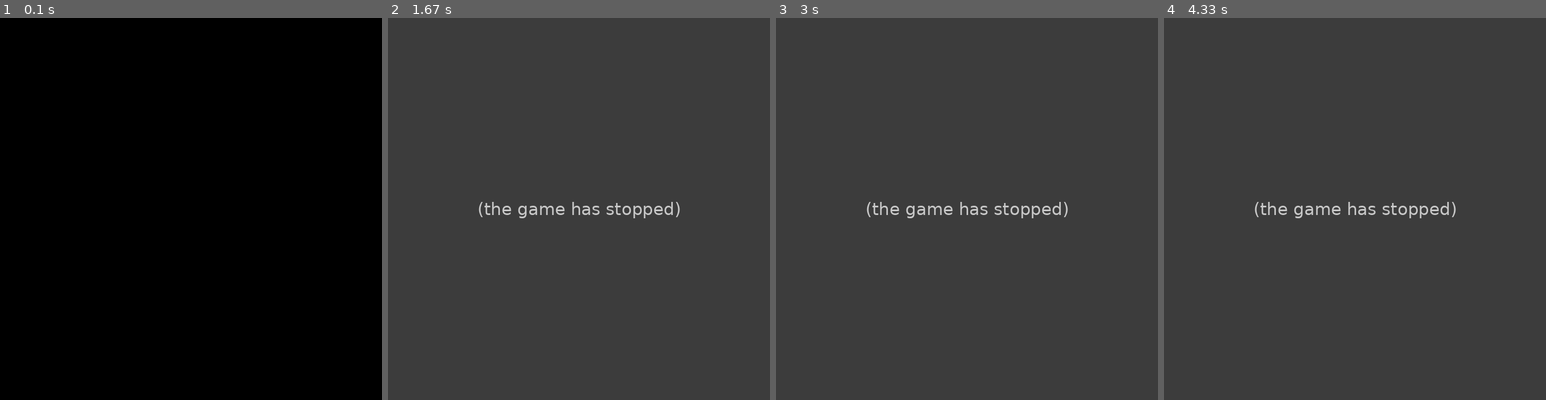
Above: before the commit, frames 1-4 (left to right).
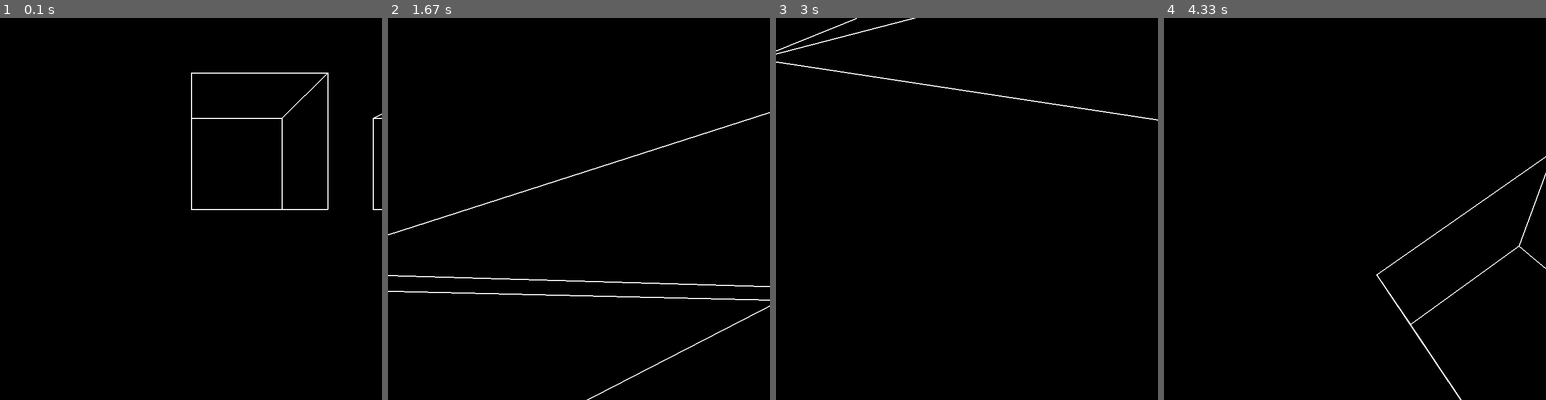
Above: after the commit, the same moments.

Repository: Anthony-Gambale/Pygame-3D
Game: pygame game, started from src/main.py
The game is run twice, just before and just after one commit, with the same random seed, the same clock (stepped at 60 frames per second) and the same inputs.
Inputs:
- Up to frame 1 (0.1 s): no input
- Up to frame 2 (1.67 s): hold W 0.33-0.8 s; hold Right 0.33-0.8 s; hold Right 0.83-1.3 s; hold D 0.83-1.3 s; tap Space at 0.9, 1.2, 1.4 s; tap Shift at 0.98 s; hold Up 1.33-1.63 s; hold W 1.33-1.63 s
- Up to frame 3 (3 s): hold Right 1.67-2.13 s; hold D 1.67-2.13 s; tap Space at 1.73, 2.03, 2.23, 2.53, 2.8 s; hold Left 2.17-2.7 s; hold A 2.17-2.7 s; tap Shift at 2.32 s; hold Down from 2.73 s (still down); hold S from 2.73 s (still down)
- Up to frame 4 (4.33 s): release Down at 3.03 s; release S at 3.03 s; hold Left 3.07-3.47 s; hold A 3.07-3.47 s; tap Space at 3.13, 3.43, 3.57, 3.97, 4.27 s; hold Up 3.5-3.87 s; hold W 3.5-3.87 s; tap Shift at 3.65 s; hold Right from 3.9 s (still down); hold D from 3.9 s (still down)

The runs differ from the first frame. In frame 1, 0.7% of the frame differs, in the area x 50-100%, y 14-51%; in frame 2, 100%, in the area x 0-100%, y 0-100%; in frame 3, 100%; in frame 4, 100%.
Error before the commit: AttributeError: 'Vec' object has no attribute 'cross_product_3D' (camera.py line 75); the game stopped at 0.4 s (later frames are placeholders)

Commit message:
fixed camera rotation. 3D projection looks completely believable now.

Diff:
--- a/issues.txt
+++ b/issues.txt
@@ -1,7 +1,8 @@
 
 done
  - make WASD move the camera relative to the direction of the normal vector
+ - make the arrow keys rotate the image plane about its basis vectors, rather than about the x and y axes
 
 to do
- - make the arrow keys rotate the image plane about its basis vectors, rather than about the x and y axes
  - make sure that any objects 'behind' the camera aren't drawn to the image plane
+ - fix strange "teleportation" effect when rotating camera. solution to this is probably to ditch use of cross product.
--- a/src/camera.py
+++ b/src/camera.py
@@ -35,24 +35,24 @@
         self.update() # update the screen position
 
 
-    def move_forward(self):
+    def move_forward(self, velocity):
         """move the camera 'forward' relatiev to normal vector"""
-        self.translate(self.n.scale(7))
+        self.translate(self.n.scale(velocity))
 
 
-    def move_backward(self):
+    def move_backward(self, velocity):
         """move the camera 'backward' relative to normal vector"""
-        self.translate(self.n.scale(-7))
+        self.translate(self.n.scale(-velocity))
 
 
-    def move_right(self):
+    def move_right(self, velocity):
         """move the camera 'right' relative to basis vector"""
-        self.translate(self.bx.scale(7))
+        self.translate(self.bx.scale(velocity))
 
 
-    def move_left(self):
+    def move_left(self, velocity):
         """move the camera 'left' relative to basis vector"""
-        self.translate(self.bx.scale(-7))
+        self.translate(self.bx.scale(-velocity))
 
 
     def turn_x(self, a):
--- a/src/main.py
+++ b/src/main.py
@@ -13,13 +13,17 @@
 
 scene = cube_scene
 
+delay_time = 10
+
+v_rot = 0.001 * delay_time # radians per delay tick
+v_mov = 0.1 * delay_time # units of movement per delay tick
 
 run = True
 
 while run:
 
     # small delay between step events. 10 steps per second
-    pygame.time.delay(100)
+    pygame.time.delay(delay_time)
 
     """ process user input """
 
@@ -33,25 +37,25 @@
     keys = pygame.key.get_pressed()
 
     if keys[pygame.K_LEFT]:
-        scene.camera.turn_y(-0.15)
+        scene.camera.turn_y(-v_rot)
     if keys[pygame.K_RIGHT]:
-        scene.camera.turn_y(0.15)
+        scene.camera.turn_y(v_rot)
     if keys[pygame.K_UP]:
-        scene.camera.turn_x(0.15)
+        scene.camera.turn_x(v_rot)
     if keys[pygame.K_DOWN]:
-        scene.camera.turn_x(-0.15)
+        scene.camera.turn_x(-v_rot)
     if keys[ord('w')]:
-        scene.camera.move_forward()
+        scene.camera.move_forward(v_mov)
     if keys[ord('a')]:
-        scene.camera.move_left()
+        scene.camera.move_left(v_mov)
     if keys[ord('s')]:
-        scene.camera.move_backward()
+        scene.camera.move_backward(v_mov)
     if keys[ord('d')]:
-        scene.camera.move_right()
+        scene.camera.move_right(v_mov)
     if keys[pygame.K_LSHIFT]:
-        scene.camera.translate(Vec3([0, -7, 0]))
+        scene.camera.translate(Vec3([0, -v_mov, 0]))
     if keys[pygame.K_SPACE]:
-        scene.camera.translate(Vec3([0, 7, 0]))
+        scene.camera.translate(Vec3([0, v_mov, 0]))
 
     """ draw current scene """
     #  clear the previous frame
--- a/src/vector.py
+++ b/src/vector.py
@@ -58,6 +58,19 @@
         return Vec(output_elems) # return output without changing the current vector
 
 
+    def cross_product_3D(self, other):
+        """return the cross product of self and other (both vectors of the same dimension)"""
+        [a, b, c] = self.elems
+        [d, e, f] = other.elems
+
+        x = b*f - c*e
+        y = c*d - a*f
+        z = a*e - b*d
+
+        return Vec3([x, y, z])
+
+
+
     def magnitude(self):
         return sqrt(sum([e*e for e in self.elems]))
 
@@ -90,15 +103,3 @@
     def __init__(self, e):
         [x, y, z] = e # make sure e is 3D
         self.elems = [x, y, z]
-
-
-    def cross_product_3D(self, other):
-        """return the cross product of self and other (both vectors of the same dimension)"""
-        [a, b, c] = self.elems
-        [d, e, f] = other.elems
-
-        x = b*f - c*e
-        y = c*d - a*f
-        z = a*e - b*d
-
-        return Vec3([x, y, z])
